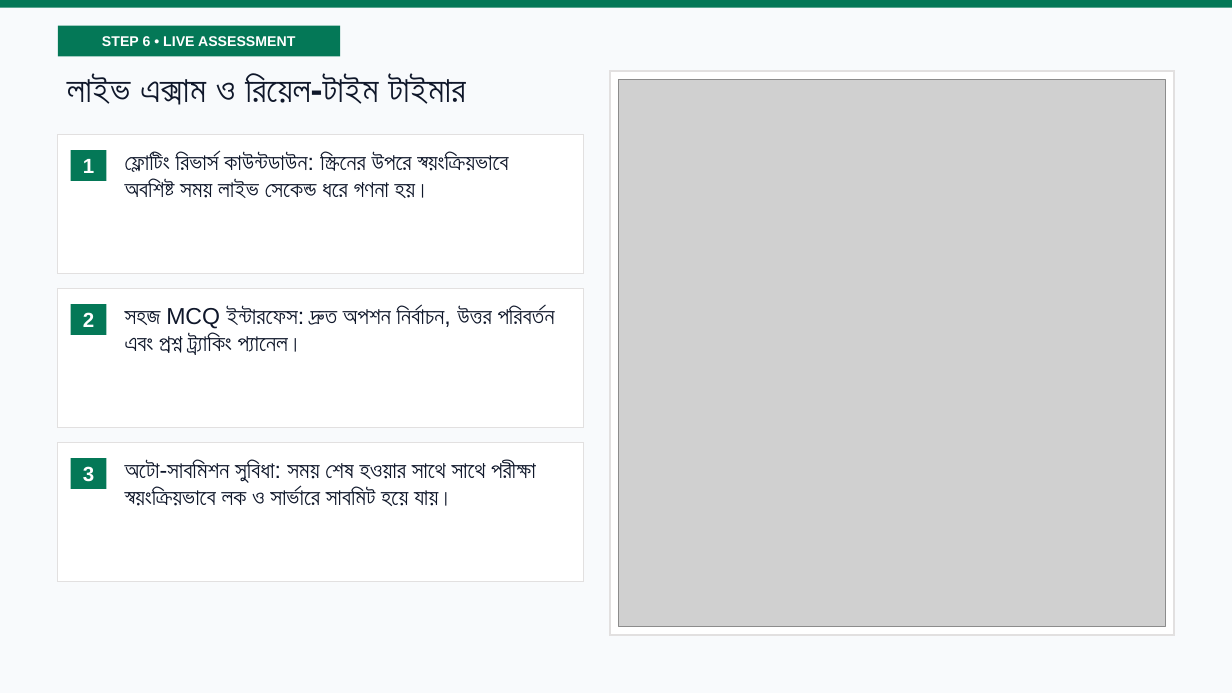
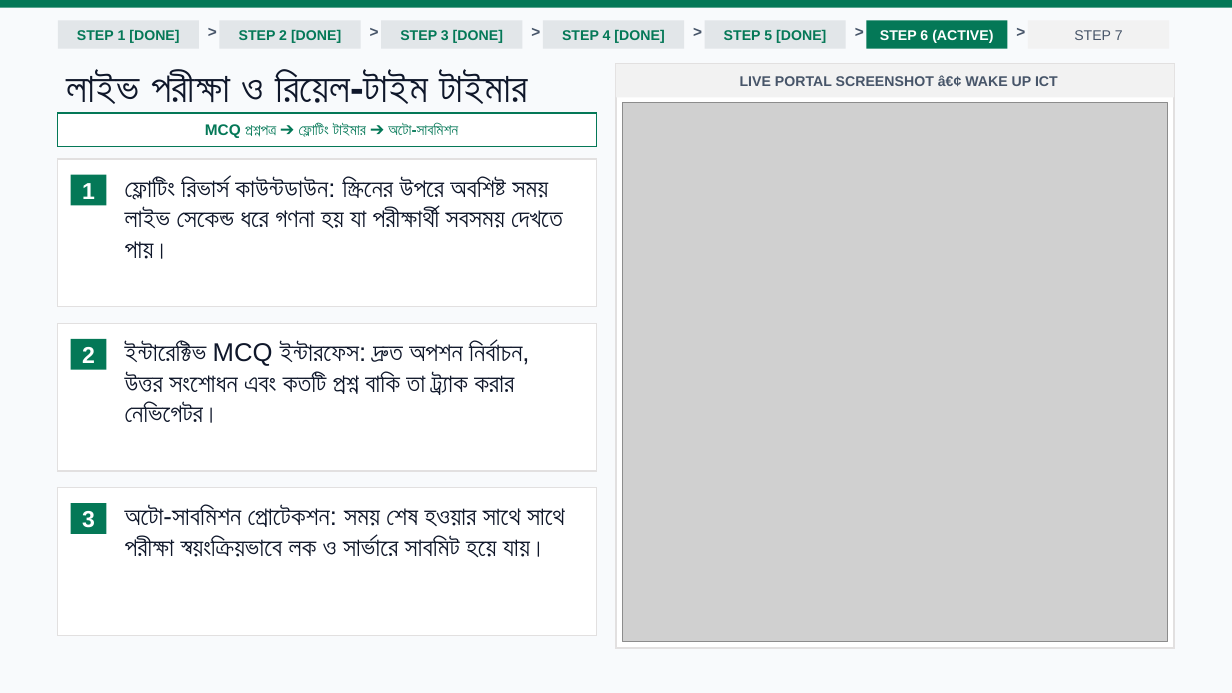
Before and after one commit to mahadihasanpranto786/wakeupict, a slide deck: slide 8 of Wake_Up_ICT_Student_Portal_Presentation.pptx. Drawn at 1232x693 pixels with LibreOffice and Linux fonts; fonts in the diff are those of the drawing; grey boxes stand for pictures. Boxes give left, top, right and bottom in pixels: in the first picture for what was removed or moved away, otherwise in the second. Text is boxed around its words. In the diff, an @@ line names an element or a change of style, - is before the commit and + after.

```diff
--- a/Wake_Up_ICT_Student_Portal_Presentation.pptx
+++ b/Wake_Up_ICT_Student_Portal_Presentation.pptx
@@ rectangle "STEP 1 [DONE]": place and size @@
-rectangle "STEP 1 [DONE]" at (57, 26, 340, 56)
+rectangle "STEP 1 [DONE]" at (57, 20, 199, 49)
@@ rectangle "STEP 1 [DONE]" at (57, 20, 199, 49): fill #047857 to #E2E6E9 @@
@@ text in rectangle at (77, 29, 179, 43): text changed; text colour #FFFFFF to #047857 @@
-STEP 6 • LIVE ASSESSMENT
+STEP 1 [DONE]
@@ text added at (199, 18, 219, 45), 12 pt, text #475569, bold @@
+>
@@ rectangle added at (220, 20, 361, 49), fill #E2E6E9, 11 pt, text #047857, bold @@
+STEP 2 [DONE]
@@ text added at (360, 18, 381, 45), 12 pt, text #475569, bold @@
+>
@@ rectangle added at (381, 20, 522, 49), fill #E2E6E9, 11 pt, text #047857, bold @@
+STEP 3 [DONE]
@@ text added at (522, 18, 543, 45), 12 pt, text #475569, bold @@
+>
@@ rectangle added at (543, 20, 685, 49), fill #E2E6E9, 11 pt, text #047857, bold @@
+STEP 4 [DONE]
@@ text added at (684, 18, 704, 45), 12 pt, text #475569, bold @@
+>
@@ rectangle added at (704, 20, 846, 49), fill #E2E6E9, 11 pt, text #047857, bold @@
+STEP 5 [DONE]
@@ text added at (846, 18, 866, 45), 12 pt, text #475569, bold @@
+>
@@ rectangle added at (867, 20, 1008, 49), fill #047857, 11 pt, text #FFFFFF, bold @@
+STEP 6 (ACTIVE)
@@ text added at (1007, 18, 1028, 45), 12 pt, text #475569, bold @@
+>
@@ rectangle added at (1028, 20, 1169, 49), fill #F2F2F2, 11 pt, text #475569 @@
+STEP 7
@@ text at (67, 69, 527, 113): text changed; size 28 to 32 pt @@
-লাইভ এক্সাম ও রিয়েল-টাইম টাইমার
+লাইভ পরীক্ষা ও রিয়েল-টাইম টাইমার
@@ rectangle: place and size @@
-rectangle at (610, 70, 1175, 635)
+rectangle at (616, 64, 1175, 648)
@@ rectangle added at (616, 64, 1175, 97), fill #F2F2F2, 11 pt, text #475569, bold @@
+LIVE PORTAL SCREENSHOT â€¢ WAKE UP ICT
@@ rectangle added at (57, 113, 596, 146), fill #FFFFFF, outline #047857 1 pt, 12 pt, text #047857, bold @@
+MCQ প্রশ্নপত্র ➔ ফ্লোটিং টাইমার ➔ অটো-সাবমিশন
@@ picture: place and size @@
-picture at (618, 79, 1165, 627)
+picture at (623, 103, 1168, 641)
@@ rectangle: place and size @@
-rectangle at (57, 135, 583, 274)
+rectangle at (57, 159, 596, 307)
@@ rectangle "1": place and size @@
-rectangle "1" at (70, 150, 106, 180)
+rectangle "1" at (70, 175, 106, 205)
@@ text at (125, 177, 563, 259): text changed; size 18 to 20 pt @@
-ফ্লোটিং রিভার্স কাউন্টডাউন: স্ক্রিনের উপরে স্বয়ংক্রিয়ভাবে অবশিষ্ট সময় লাইভ সেকেন্ড ধরে গণনা হয়।
+ফ্লোটিং রিভার্স কাউন্টডাউন: স্ক্রিনের উপরে অবশিষ্ট সময় লাইভ সেকেন্ড ধরে গণনা হয় যা পরীক্ষার্থী সবসময় দেখতে পায়।
@@ rectangle: place and size @@
-rectangle at (57, 288, 583, 427)
+rectangle at (57, 323, 596, 471)
@@ rectangle "2": place and size @@
-rectangle "2" at (70, 304, 106, 335)
+rectangle "2" at (70, 339, 106, 370)
@@ text at (125, 341, 529, 423): text changed; size 18 to 20 pt @@
-সহজ MCQ ইন্টারফেস: দ্রুত অপশন নির্বাচন, উত্তর পরিবর্তন এবং প্রশ্ন ট্র্যাকিং প্যানেল।
+ইন্টারেক্টিভ MCQ ইন্টারফেস: দ্রুত অপশন নির্বাচন, উত্তর সংশোধন এবং কতটি প্রশ্ন বাকি তা ট্র্যাক করার নেভিগেটর।
@@ rectangle: place and size @@
-rectangle at (57, 443, 583, 581)
+rectangle at (57, 488, 596, 636)
@@ size 16 to 18 pt in 3 elements at (70, 175, 106, 205), (70, 339, 106, 370), (70, 503, 106, 533) @@
@@ rectangle "3": place and size @@
-rectangle "3" at (70, 458, 106, 489)
+rectangle "3" at (70, 503, 106, 533)
@@ text at (125, 505, 565, 557): text changed; size 18 to 20 pt @@
-অটো-সাবমিশন সুবিধা: সময় শেষ হওয়ার সাথে সাথে পরীক্ষা স্বয়ংক্রিয়ভাবে লক ও সার্ভারে সাবমিট হয়ে যায়।
+অটো-সাবমিশন প্রোটেকশন: সময় শেষ হওয়ার সাথে সাথে পরীক্ষা স্বয়ংক্রিয়ভাবে লক ও সার্ভারে সাবমিট হয়ে যায়।
```
Also in this commit, not shown: 8 other slides changed, 2 slides added, 1 slide removed, 2 other files.
